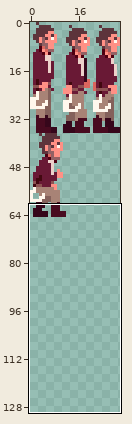
Sprite sheet, stored at game/Terminal_Dusk/Terminal_Dusk/Content/pixel_charTest.png. Above: a wide view before the commit, with the close-up outlined.
Close-up. Old version:
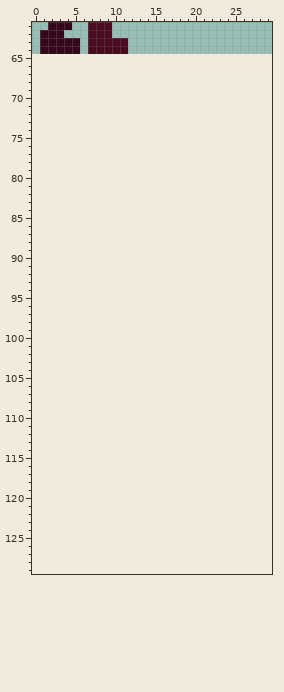
The file is 30x65 pixels. Colours within 5 levels of each other are drawn and written as one. Shown: x 0..29, y 61..129. The old version is drawn lined up with the new one, on the new canvas.
Now the later version:
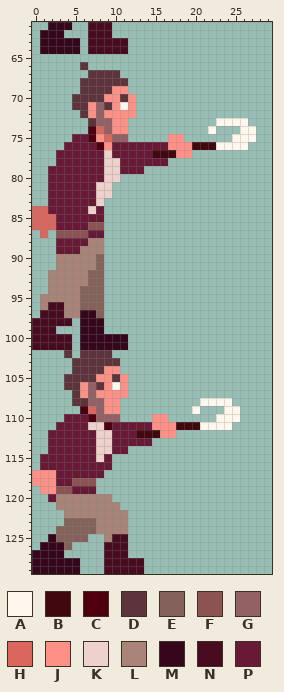
Palette (. is transparent): A #fff7ed  B #420810  C #4e0011  D #5d343b  E #84615b  F #8d5252  G #936164  H #db665e  J #ff9085  K #edd1ca  L #a88376  M #36071b  N #480b20  P #691935
Diff:
canvas 30x65 -> 30x130
y 66: x 6 . -> D
y 67: x 7..10 .... -> DDDD
y 68: x 6..11 ...... -> DDDDDD
y 69: x 6..11 ...... -> DDDDJJ
y 70: x 5..12 ........ -> DDDDJJDJ
y 71: x 5..12 ........ -> DDJGDJAJ
y 72: x 6..12 ....... -> DJGJJJJ
y 73: x 7..11 ..... -> DGGJJ; x 23..26 .... -> AAAA
y 74: x 7..11 ..... -> CHGJJ; x 22 . -> A; x 26..27 .. -> AA
y 75: x 5..11 ....... -> PPCJHGG; x 17..18 .. -> JJ; x 25..27 ... -> AAA
y 76: x 4..26 ....................... -> PPPPCJPPPPPPPJJJBBBAAAA
y 77: x 3..19 ................. -> PPPPPPKPPPPPBBBJJ
y 78: x 3..16 .............. -> PPPPPPKKPPPPPP
y 79: x 2..13 ............ -> PPPPPPPKKPPP
y 80: x 2..10 ......... -> PPPPPPPKK
y 81..82: x 2..9 ........ -> PPPPPPKK
y 83: x 2..8 ....... -> PPPPPPK
y 84: x 0..8 ......... -> HHPPPPPKP
y 85: x 0..8 ......... -> HHHPPPPPP
y 86: x 0..8 ......... -> HHHPPPPFF
y 87: x 1 . -> H; x 3..8 ...... -> FFFFPP
y 88: x 3..8 ...... -> PPPPLL
y 89: x 3..8 ...... -> PPPLLL
y 90..91: x 3..8 ...... -> LLLLLE
y 92..93: x 2..8 ....... -> LLLLLEE
y 94: x 2..8 ....... -> LLLLEEE
y 95: x 1..8 ........ -> LLLLLEEE
y 96: x 1..8 ........ -> LNNLLEEE
y 97: x 1..8 ........ -> NNNLLMME
y 98: x 0..4 ..... -> NNNNN; x 6..8 ... -> MMM
y 99: x 0..2 ... -> NNN; x 6..8 ... -> MMM
y 100..101: x 0..4 ..... -> NNNNN; x 6..11 ...... -> MMMMMM
y 102: x 4 . -> D; x 6..9 .... -> DDDD
y 103: x 5..10 ...... -> DDDDDD
y 104: x 5..10 ...... -> DDDDJJ
y 105: x 4..11 ........ -> DDDDJJDJ
y 106: x 4..11 ........ -> DDJGDJAJ
y 107: x 5..11 ....... -> DJGJJJJ
y 108: x 5..10 ...... -> DDGGJJ; x 21..24 .... -> AAAA
y 109: x 6..10 ..... -> CHGJJ; x 20 . -> A; x 24..25 .. -> AA
y 110: x 4..10 ....... -> PPPCGGG; x 15..16 .. -> JJ; x 23..25 ... -> AAA
y 111: x 3..24 ...................... -> PPPPKKCPPPPPJJJBBBAAAA
y 112: x 2..17 ................ -> PPPPPPKKPPPBBBJJ
y 113: x 2..14 ............. -> PPPPPPKKPPPPP
y 114: x 2..11 .......... -> PPPPPPKKPP
y 115: x 1..9 ......... -> PPPPPPPKP
y 116: x 1..9 ......... -> PPPPPPPPP
y 117: x 0..8 ......... -> JJJPPPPPP
y 118: x 0..7 ........ -> JJJPPFFF
y 119: x 1..7 ....... -> JJFFPPP
y 120: x 2..9 ........ -> PLLLLLLL
y 121: x 3..10 ........ -> LLLLLLLL
y 122: x 4..11 ........ -> LLLLLLLL
y 123: x 4..11 ........ -> EEEELLLL
y 124: x 3..11 ......... -> EEEEELLLL
y 125: x 2..6 ..... -> MEEEE; x 9..11 ... -> LNN
y 126: x 1..4 .... -> MMME; x 9..11 ... -> NNN
y 127: x 0..3 .... -> MMMM; x 9..11 ... -> NNN
y 128..129: x 0..5 ...... -> MMMMMM; x 9..13 ..... -> NNNNN
